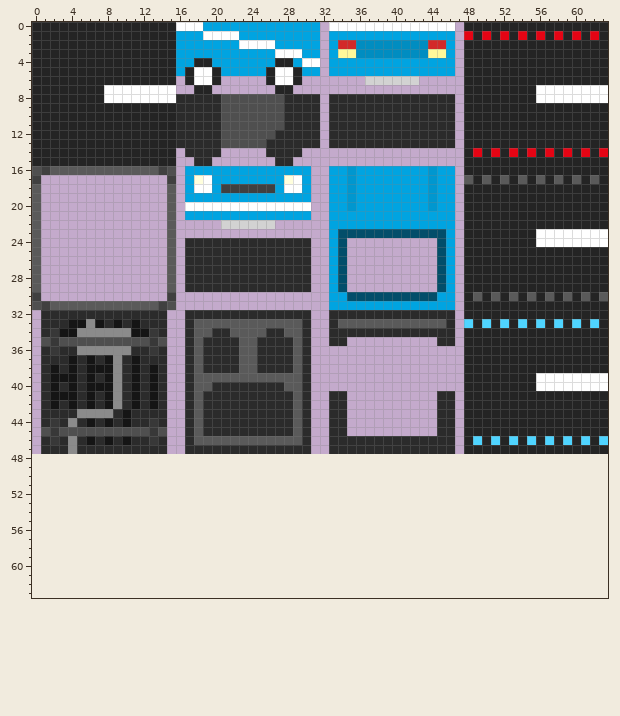
Two states of a pixel-art sprite, rail.png. Above: the version before the commit.
The file is 64x48 pixels. Pixels under 10% opacity are left out. Colours within 5 levels of each other are drawn and written as one. The old version is drawn lined up with the new one, on the new canvas.
New version:
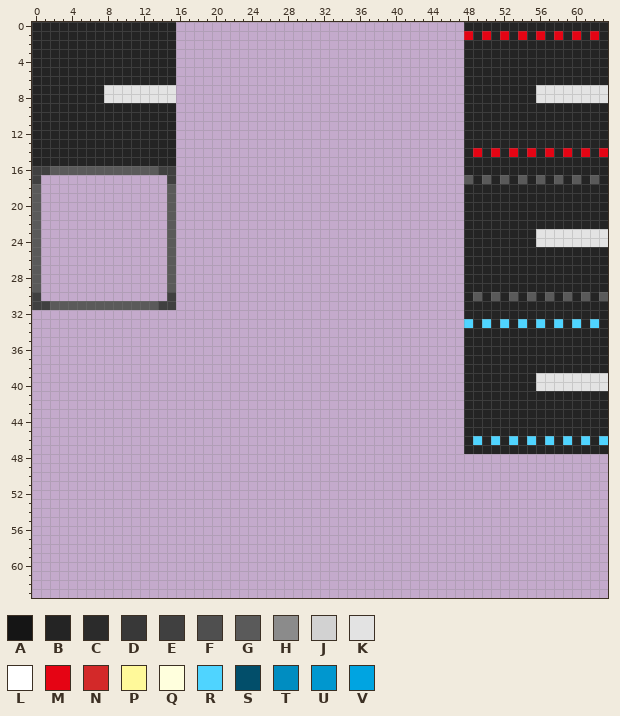
Palette (. is transparent): A #151515  B #242424  C #2b2b2b  D #383838  E #404040  F #4f4f4f  G #5a5a5a  H #8b8b8b  J #d2d2d2  K #e3e3e3  L #ffffff  M #e50414  N #d32929  P #fff99a  Q #ffffdd  R #4fd4ff  S #024e6a  T #008dc1  U #0097cf  V #00a4e1
The exact change:
canvas 64x48 -> 64x64
@@ x 0..63 @@
- 0 BBBBBBBBBBBBBBBBLLLVVVVVVVVVVVVV.LLLLLLLLLLLLLL.BBBBBBBBBBBBBBBB
- 1 BBBBBBBBBBBBBBBBVVVLLLLVVVVVVVVV.VVVVVVVVVVVVVV.MBMBMBMBMBMBMBMB
- 2 BBBBBBBBBBBBBBBBVVVVVVVLLLLVVVVV.VNNTTTTTTTTNNV.BBBBBBBBBBBBBBBB
- 3 BBBBBBBBBBBBBBBBVVVVVVVVVVVLLLVV.VPPTTTTTTTTPPV.BBBBBBBBBBBBBBBB
- 4 BBBBBBBBBBBBBBBBVVBBVVVVVVVBBVLL.VVVVVVVVVVVVVV.BBBBBBBBBBBBBBBB
- 5 BBBBBBBBBBBBBBBBVBLLBVVVVVBLLBVV.VVVVVVVVVVVVVV.BBBBBBBBBBBBBBBB
- 6 BBBBBBBBBBBBBBBB.BLLB.....BLLB.......JJJJJJ.....BBBBBBBBBBBBBBBB
- 7 BBBBBBBBLLLLLLLL..BB.......BB...................BBBBBBBBLLLLLLLL
- 8 BBBBBBBBLLLLLLLLCCCCCFFFFFFFCCCC.CCCCCCCCCCCCCC.BBBBBBBBLLLLLLLL
- 9 BBBBBBBBBBBBBBBBCCCCCFFFFFFFCCCC.CCCCCCCCCCCCCC.BBBBBBBBBBBBBBBB
-10 BBBBBBBBBBBBBBBBCCCCCFFFFFFFCCCC.CCCCCCCCCCCCCC.BBBBBBBBBBBBBBBB
-11 BBBBBBBBBBBBBBBBCCCCCFFFFFFFCCCC.CCCCCCCCCCCCCC.BBBBBBBBBBBBBBBB
-12 BBBBBBBBBBBBBBBBCCCCCFFFFFFCCCCC.CCCCCCCCCCCCCC.BBBBBBBBBBBBBBBB
-13 BBBBBBBBBBBBBBBBCCCCCFFFFFCCCCCC.CCCCCCCCCCCCCC.BBBBBBBBBBBBBBBB
-14 BBBBBBBBBBBBBBBB.CCCC.....CCCC..................BMBMBMBMBMBMBMBM
-15 BBBBBBBBBBBBBBBB..CC.......CC...................BBBBBBBBBBBBBBBB
-16 FEGGGGGGGGGGGGEF.VVVVVVVVVVVVVV..VVUVVVVVVVVUVV.BBBBBBBBBBBBBBBB
-17 E..............E.VQLVVVVVVVVQLV..VVUVVVVVVVVUVV.GBGBGBGBGBGBGBGB
-18 G..............G.VLLVEEEEEEVLLV..VVUVVVVVVVVUVV.BBBBBBBBBBBBBBBB
-19 G..............G.VVVVVVVVVVVVVV..VVUVVVVVVVVUVV.BBBBBBBBBBBBBBBB
-20 G..............G.LLLLLLLLLLLLLL..VVUVVVVVVVVUVV.BBBBBBBBBBBBBBBB
-21 G..............G.VVVVVVVVVVVVVV..VVVVVVVVVVVVVV.BBBBBBBBBBBBBBBB
-22 G..............G.....JJJJJJ......VVVVVVVVVVVVVV.BBBBBBBBBBBBBBBB
-23 G..............G.................VSSSSSSSSSSSSV.BBBBBBBBLLLLLLLL
-24 G..............G.CCCCCCCCCCCCCC..VS..........SV.BBBBBBBBLLLLLLLL
-25 G..............G.CCCCCCCCCCCCCC..VS..........SV.BBBBBBBBBBBBBBBB
-26 G..............G.CCCCCCCCCCCCCC..VS..........SV.BBBBBBBBBBBBBBBB
-27 G..............G.CCCCCCCCCCCCCC..VS..........SV.BBBBBBBBBBBBBBBB
-28 G..............G.CCCCCCCCCCCCCC..VS..........SV.BBBBBBBBBBBBBBBB
-29 G..............G.CCCCCCCCCCCCCC..VS..........SV.BBBBBBBBBBBBBBBB
-30 E..............E.................VVSSSSSSSSSSVV.BGBGBGBGBGBGBGBG
-31 FEGGGGGGGGGGGGEF.................VVVVVVVVVVVVVV.BBBBBBBBBBBBBBBB
-32 .CCCCCCCCCCCCCC..CCCCCCCCCCCCCC..CCCCCCCCCCCCCC.BBBBBBBBBBBBBBBB
-33 .CCCAAHACACACCC..CGGGGGGGGGGGGC..CGGGGGGGGGGGGC.RBRBRBRBRBRBRBRB
-34 .CDAAHHHHHHAADC..CGGCCGGGGCCGGC..CCCCCCCCCCCCCC.BBBBBBBBBBBBBBBB
-35 .FDFFFFFFFFFFDF..CGCCCCGGCCCCGC..CC..........CC.BBBBBBBBBBBBBBBB
-36 .CDCCHHHHHHCCDC..CGCCCCGGCCCCGC.................BBBBBBBBBBBBBBBB
-37 .CCCACACAHCACCC..CGCCCCGGCCCCGC.................BBBBBBBBBBBBBBBB
-38 .CACACAAAHCACAC..CGCCCCGGCCCCGC.................BBBBBBBBBBBBBBBB
-39 .CAAACACAHCACAC..CGGGGGGGGGGGGC.................BBBBBBBBLLLLLLLL
-40 .CACACAAAHCACAC..CGGCCCCCCCCGGC.................BBBBBBBBLLLLLLLL
-41 .CAAACACAHCACAC..CGCCCCCCCCCCGC..CC..........CC.BBBBBBBBBBBBBBBB
-42 .CACACACAHCACAC..CGCCCCCCCCCCGC..CC..........CC.BBBBBBBBBBBBBBBB
-43 .CCCCHHHHCACCCC..CGCCCCCCCCCCGC..CC..........CC.BBBBBBBBBBBBBBBB
-44 .CDCHCACACACCDC..CGCCCCCCCCCCGC..CC..........CC.BBBBBBBBBBBBBBBB
-45 .FDFFFFFFFFFFDF..CGCCCCCCCCCCGC..CC..........CC.BBBBBBBBBBBBBBBB
-46 .CDCHCACACACCDC..CGGGGGGGGGGGGC..CCCCCCCCCCCCCC.BRBRBRBRBRBRBRBR
-47 .CCCHCCCCCCCCCC..CCCCCCCCCCCCCC..CCCCCCCCCCCCCC.BBBBBBBBBBBBBBBB
+ 0 BBBBBBBBBBBBBBBB................................BBBBBBBBBBBBBBBB
+ 1 BBBBBBBBBBBBBBBB................................MBMBMBMBMBMBMBMB
+ 2 BBBBBBBBBBBBBBBB................................BBBBBBBBBBBBBBBB
+ 3 BBBBBBBBBBBBBBBB................................BBBBBBBBBBBBBBBB
+ 4 BBBBBBBBBBBBBBBB................................BBBBBBBBBBBBBBBB
+ 5 BBBBBBBBBBBBBBBB................................BBBBBBBBBBBBBBBB
+ 6 BBBBBBBBBBBBBBBB................................BBBBBBBBBBBBBBBB
+ 7 BBBBBBBBKKKKKKKK................................BBBBBBBBKKKKKKKK
+ 8 BBBBBBBBKKKKKKKK................................BBBBBBBBKKKKKKKK
+ 9 BBBBBBBBBBBBBBBB................................BBBBBBBBBBBBBBBB
+10 BBBBBBBBBBBBBBBB................................BBBBBBBBBBBBBBBB
+11 BBBBBBBBBBBBBBBB................................BBBBBBBBBBBBBBBB
+12 BBBBBBBBBBBBBBBB................................BBBBBBBBBBBBBBBB
+13 BBBBBBBBBBBBBBBB................................BBBBBBBBBBBBBBBB
+14 BBBBBBBBBBBBBBBB................................BMBMBMBMBMBMBMBM
+15 BBBBBBBBBBBBBBBB................................BBBBBBBBBBBBBBBB
+16 EEGGGGGGGGGGGGEE................................BBBBBBBBBBBBBBBB
+17 E..............E................................GBGBGBGBGBGBGBGB
+18 G..............G................................BBBBBBBBBBBBBBBB
+19 G..............G................................BBBBBBBBBBBBBBBB
+20 G..............G................................BBBBBBBBBBBBBBBB
+21 G..............G................................BBBBBBBBBBBBBBBB
+22 G..............G................................BBBBBBBBBBBBBBBB
+23 G..............G................................BBBBBBBBKKKKKKKK
+24 G..............G................................BBBBBBBBKKKKKKKK
+25 G..............G................................BBBBBBBBBBBBBBBB
+26 G..............G................................BBBBBBBBBBBBBBBB
+27 G..............G................................BBBBBBBBBBBBBBBB
+28 G..............G................................BBBBBBBBBBBBBBBB
+29 G..............G................................BBBBBBBBBBBBBBBB
+30 E..............E................................BGBGBGBGBGBGBGBG
+31 EEGGGGGGGGGGGGEE................................BBBBBBBBBBBBBBBB
+32 ................................................BBBBBBBBBBBBBBBB
+33 ................................................RBRBRBRBRBRBRBRB
+34 ................................................BBBBBBBBBBBBBBBB
+35 ................................................BBBBBBBBBBBBBBBB
+36 ................................................BBBBBBBBBBBBBBBB
+37 ................................................BBBBBBBBBBBBBBBB
+38 ................................................BBBBBBBBBBBBBBBB
+39 ................................................BBBBBBBBKKKKKKKK
+40 ................................................BBBBBBBBKKKKKKKK
+41 ................................................BBBBBBBBBBBBBBBB
+42 ................................................BBBBBBBBBBBBBBBB
+43 ................................................BBBBBBBBBBBBBBBB
+44 ................................................BBBBBBBBBBBBBBBB
+45 ................................................BBBBBBBBBBBBBBBB
+46 ................................................BRBRBRBRBRBRBRBR
+47 ................................................BBBBBBBBBBBBBBBB
 48 ................................................................
